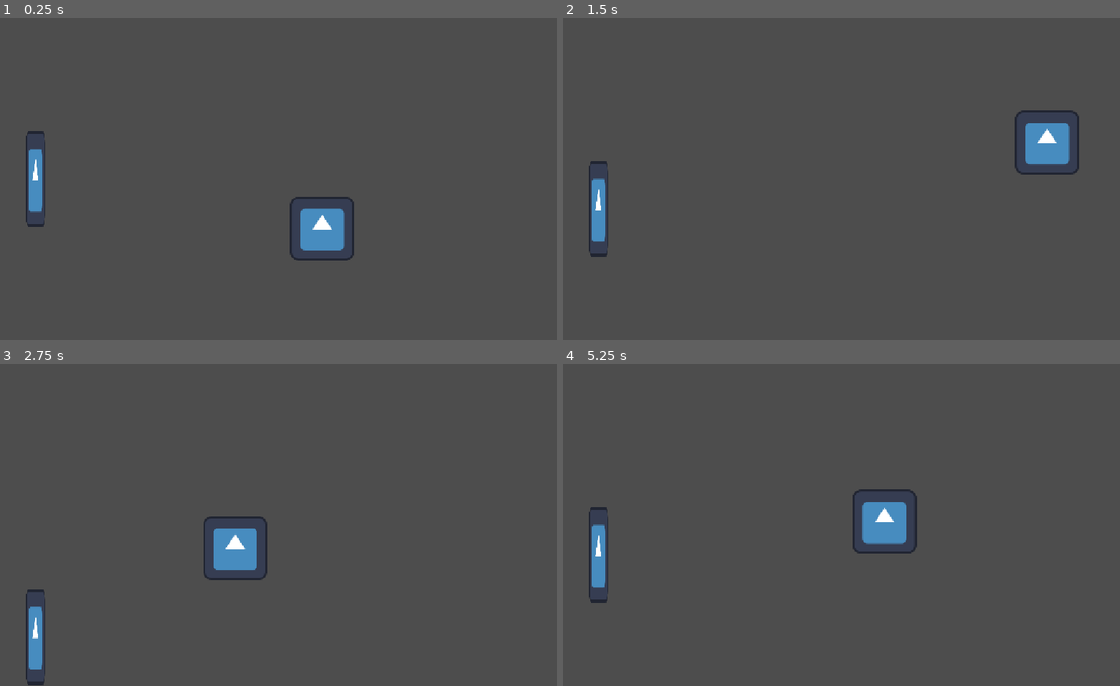
Above: before the commit, frames 1-4 (two rows, left to right).
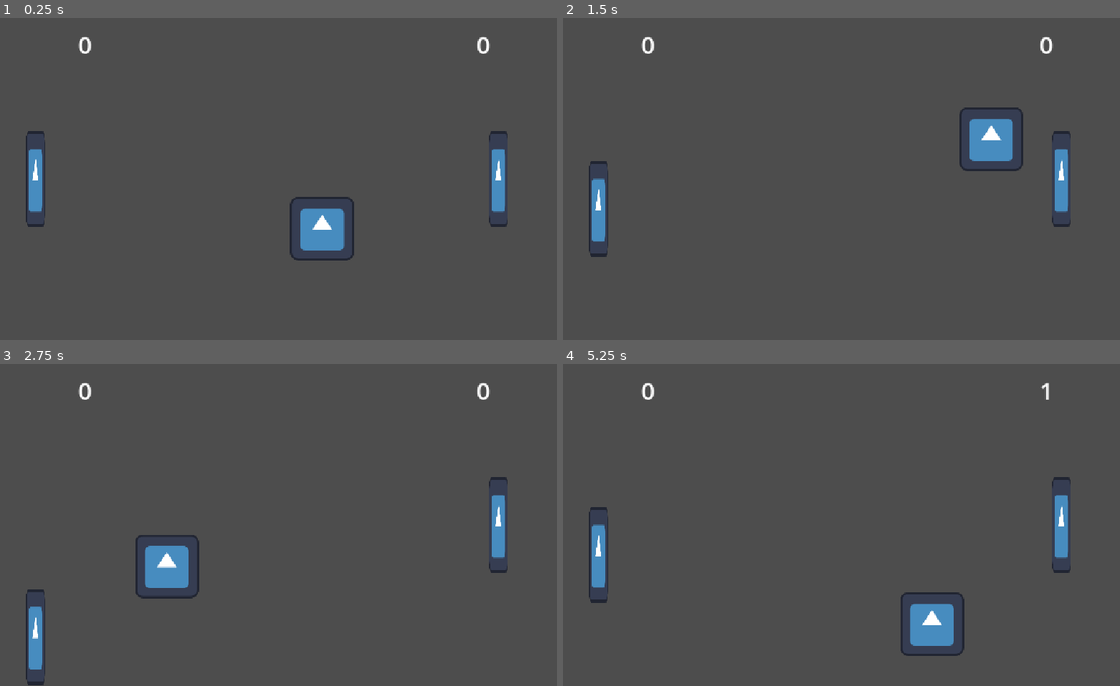
Above: after the commit, the same moments.

Repository: TheOrenday/godot-gamedev.
Game: Godot game, scene res://pong.tscn
Same seed, same stepped clock (60 frames per second), same inputs: the game is played once before the commit and once after it. This scene is started directly instead of the project's main scene. The engine's default icon, where the game draws it, is replaced by a stand-in: a white triangle on a blue panel in a dark square.
Inputs:
- Up to frame 1 (0.25 s): no input
- Up to frame 2 (1.5 s): hold Right (ui_right) 0.53-1.28 s; hold Down (ui_down) from 1.28 s (still down)
- Up to frame 3 (2.75 s): release Down (ui_down) at 2.03 s; hold Right (ui_right) from 2.03 s (still down)
- Up to frame 4 (5.25 s): release Right (ui_right) at 2.78 s; hold Up (ui_up) 2.78-3.53 s; hold Left (ui_left) 3.53-5.03 s; hold Down (ui_down) from 5.03 s (still down)

The runs differ from the first frame. In frame 1, 0.7% of the frame differs, in the area x 14-92%, y 5-65%; in frame 2, 3.0%; in frame 3, 3.3%; in frame 4, 3.4%, in the area x 14-92%, y 5-91%.

Commit message:
Add second paddle, scoring and ball speed-up

Diff:
--- a/ball.gd
+++ b/ball.gd
@@ -1,7 +1,8 @@
 extends Area2D
 var speed = 400.0
 var direction = Vector2(1, 1)
-var score = 0
+var scoreright = 0
+var scoreleft = 0
 # Called when the node enters the scene tree for the first time.
 func _ready() -> void:
 	pass
@@ -15,16 +16,26 @@
 		position.y = 584
 		direction.y *= -1
 	if position.x <= 64:
-		score = score + 1
-		$"../Label".text = str(score)
-		print("Puntos: ", score)
+		scoreright = scoreright + 1
+		$"../Label".text = str(scoreright)
+		print("Puntos jugador derecha: ", scoreright)
 		position = Vector2(576, 324)
+		speed = 400
 		direction.x = abs(direction.x)
 	if position.x >= 1088:
-		position.x = 1088
-		direction.x *= -1
+		scoreleft = scoreleft + 1
+		$"../Label2".text = str(scoreleft)
+		print("Puntos jugador izquierda: ", scoreleft)
+		position = Vector2(576, 324)
+		speed = 400
+		direction.x = -abs(direction.x)
 
 
 func _on_area_entered(area: Area2D) -> void:
 	if area.is_in_group("paddle"):
-		direction.x = abs(direction.x)
+		speed += 20
+		speed = min(speed, 600)
+		if area.name == "paddle2":
+			direction.x = -abs(direction.x)
+		else:
+			direction.x = abs(direction.x)
--- /dev/null
+++ b/paddle_2.gd
@@ -0,0 +1,15 @@
+extends Area2D
+var speed = 300.0
+
+# Called when the node enters the scene tree for the first time.
+func _ready() -> void:
+	pass # Replace with function body.
+
+
+# Called every frame. 'delta' is the elapsed time since the previous frame.
+func _process(delta: float) -> void:
+	if Input.is_key_pressed(KEY_W):
+		position.y = position.y - speed * delta
+	if Input.is_key_pressed(KEY_S):
+		position.y = position.y + speed * delta
+	position.y = clamp(position.y, 96, 552)
--- a/pong.tscn
+++ b/pong.tscn
@@ -3,6 +3,7 @@
 [ext_resource type="Script" uid="uid://mro0vyno543a" path="res://ball.gd" id="1_4opyw"]
 [ext_resource type="Texture2D" uid="uid://pxw5274x6l58" path="res://icon.svg" id="2_pkvn5"]
 [ext_resource type="Script" uid="uid://di0brjse7a4ky" path="res://paddle.gd" id="3_pkvn5"]
+[ext_resource type="Script" uid="uid://ct6670ty6yi1l" path="res://paddle_2.gd" id="4_m5tya"]
 
 [sub_resource type="CircleShape2D" id="CircleShape2D_3nda5"]
 radius = 64.0
@@ -34,8 +35,34 @@
 [node name="CollisionShape2D" type="CollisionShape2D" parent="paddle" unique_id=102831982]
 shape = SubResource("RectangleShape2D_tbcmv")
 
+[node name="paddle2" type="Area2D" parent="." unique_id=915637024 groups=["paddle"]]
+position = Vector2(1030, 324)
+scale = Vector2(0.3, 1.5)
+script = ExtResource("4_m5tya")
+metadata/_edit_group_ = true
+
+[node name="Sprite2D" type="Sprite2D" parent="paddle2" unique_id=1691398096]
+texture = ExtResource("2_pkvn5")
+
+[node name="CollisionShape2D" type="CollisionShape2D" parent="paddle2" unique_id=1467630938]
+shape = SubResource("RectangleShape2D_tbcmv")
+
 [node name="Label" type="Label" parent="." unique_id=345655504]
-offset_right = 40.0
-offset_bottom = 23.0
+offset_left = 900.0
+offset_top = 20.0
+offset_right = 1100.0
+offset_bottom = 87.0
+theme_override_font_sizes/font_size = 48
+text = "0"
+horizontal_alignment = 1
+
+[node name="Label2" type="Label" parent="." unique_id=943129327]
+offset_left = 100.0
+offset_top = 20.0
+offset_right = 300.0
+offset_bottom = 87.0
+theme_override_font_sizes/font_size = 48
+text = "0"
+horizontal_alignment = 1
 
 [connection signal="area_entered" from="ball" to="ball" method="_on_area_entered"]
Not shown, added: paddle_2.gd.uid
